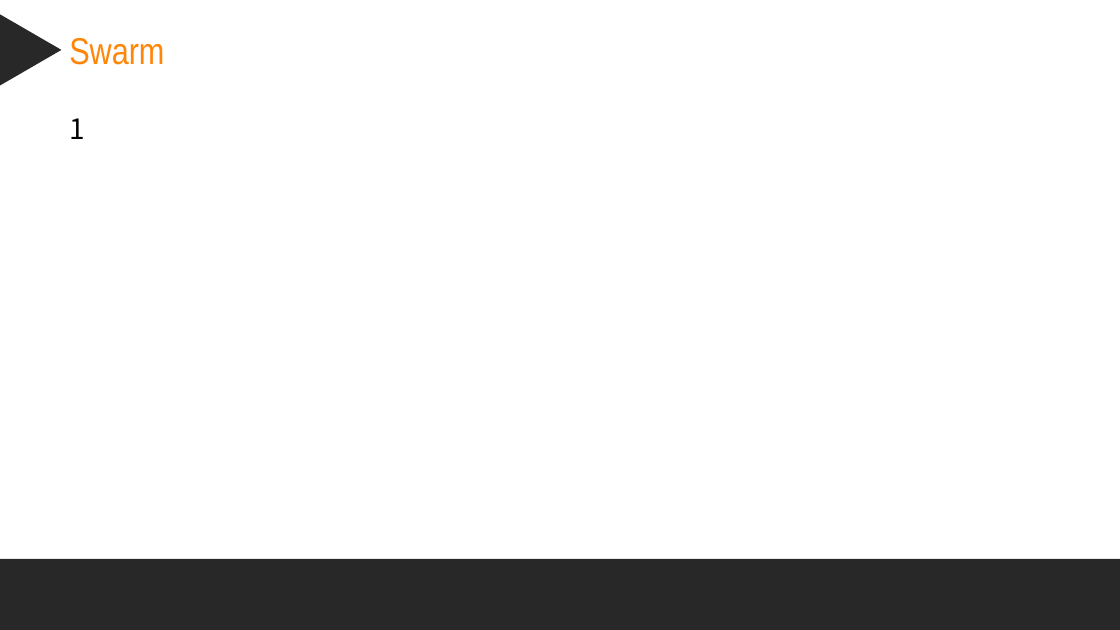
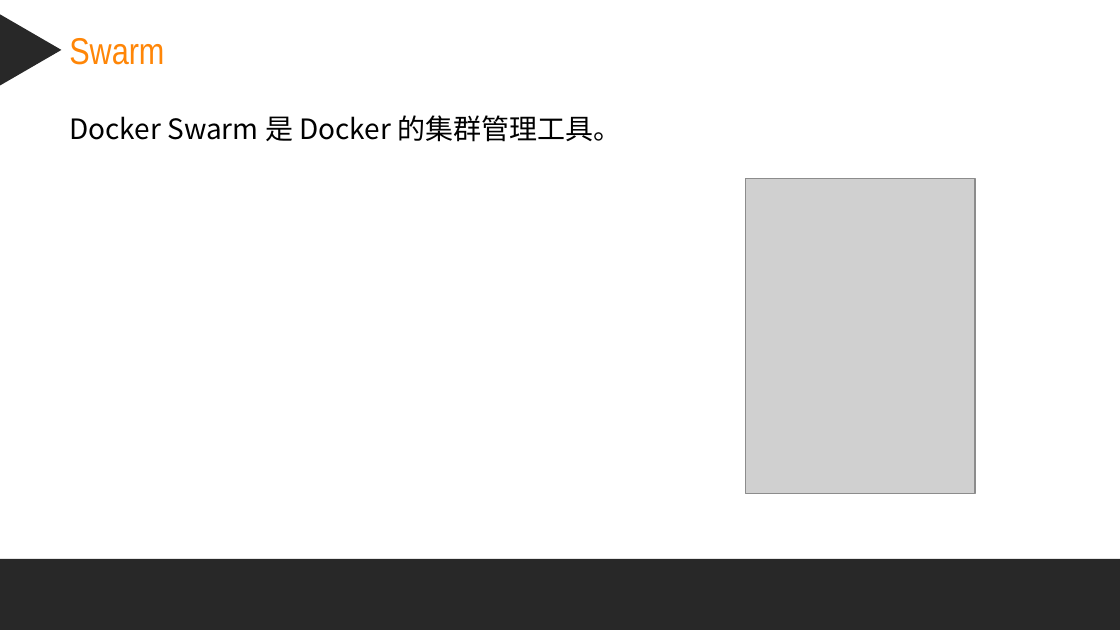
Before and after one commit to zq9999/document, a slide deck: slide 32 of 课件笔记/docker/Docker容器.pptx (slide 26 before the commit). Drawn at 1120x630 pixels with LibreOffice and Linux fonts; fonts in the diff are those of the drawing; grey boxes stand for pictures. Boxes give left, top, right and bottom in pixels: in the first picture for what was removed or moved away, otherwise in the second. Text is boxed around its words. In the diff, an @@ line names an element or a change of style, - is before the commit and + after.

```diff
--- a/课件笔记/docker/Docker容器.pptx
+++ b/课件笔记/docker/Docker容器.pptx
@@ text at (x1=69, y1=115, x2=621, y2=142): text changed @@
-1
+Docker Swarm 是 Docker 的集群管理工具。
@@ picture added at (x1=745, y1=178, x2=974, y2=493) @@
```
Also in this commit, not shown: 9 other slides changed, 8 slides added, 16 other files.
